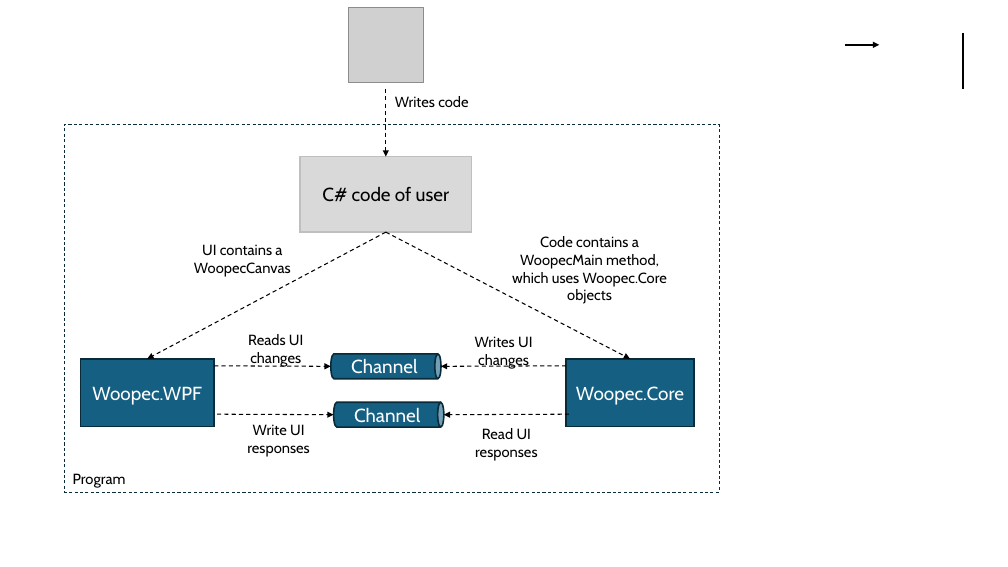
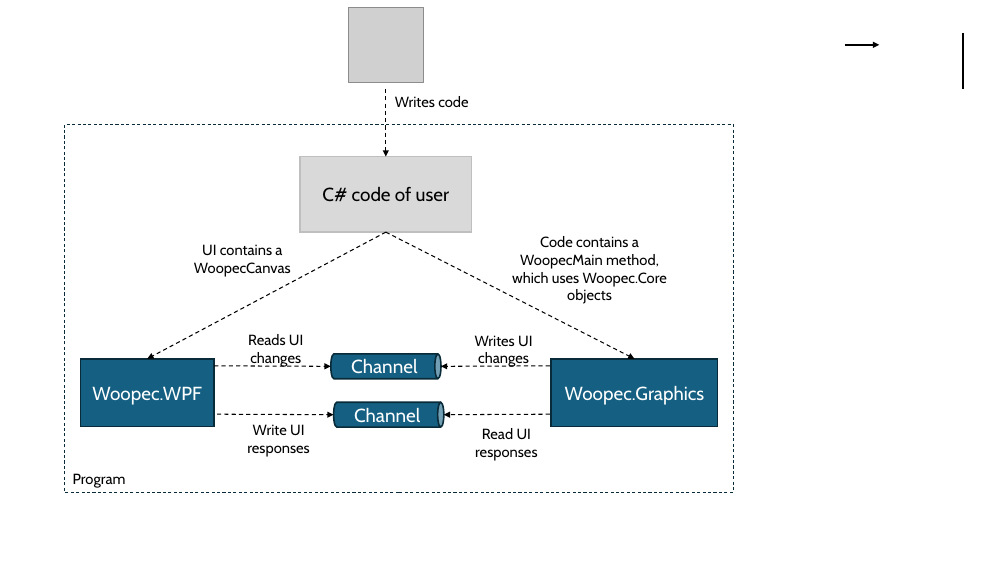
Before and after one commit to FrankFK/WoopecGraphics, a slide deck: slide 2 of InternalDocumentation/Architecture.Pictures.pptx. Drawn at 1008x567 pixels with LibreOffice and Linux fonts; fonts in the diff are those of the drawing; grey boxes stand for pictures. Boxes give left, top, right and bottom in pixels: in the first picture for what was removed or moved away, otherwise in the second. Text is boxed around its words. In the diff, an @@ line names an element or a change of style, - is before the commit and + after.

```diff
--- a/InternalDocumentation/Architecture.Pictures.pptx
+++ b/InternalDocumentation/Architecture.Pictures.pptx
@@ rectangle: place and size @@
-rectangle at box(64, 125, 719, 492)
+rectangle at box(64, 125, 733, 492)
@@ arrow moved from (386, 232) - (630, 359) to (386, 232) - (634, 359) @@
@@ rectangle "Woopec.Graphics": place and size @@
-rectangle "Woopec.Graphics" at box(566, 359, 694, 427)
+rectangle "Woopec.Graphics" at box(551, 359, 718, 427)
@@ arrow moved from (566, 366) - (441, 367) to (550, 366) - (441, 367) @@
@@ text in rectangle at box(565, 386, 705, 405): text changed @@
-Woopec.Core
+Woopec.Graphics
@@ arrow moved from (569, 414) - (444, 415) to (550, 414) - (444, 415) @@
```
Also in this commit, not shown: 2 other files.
